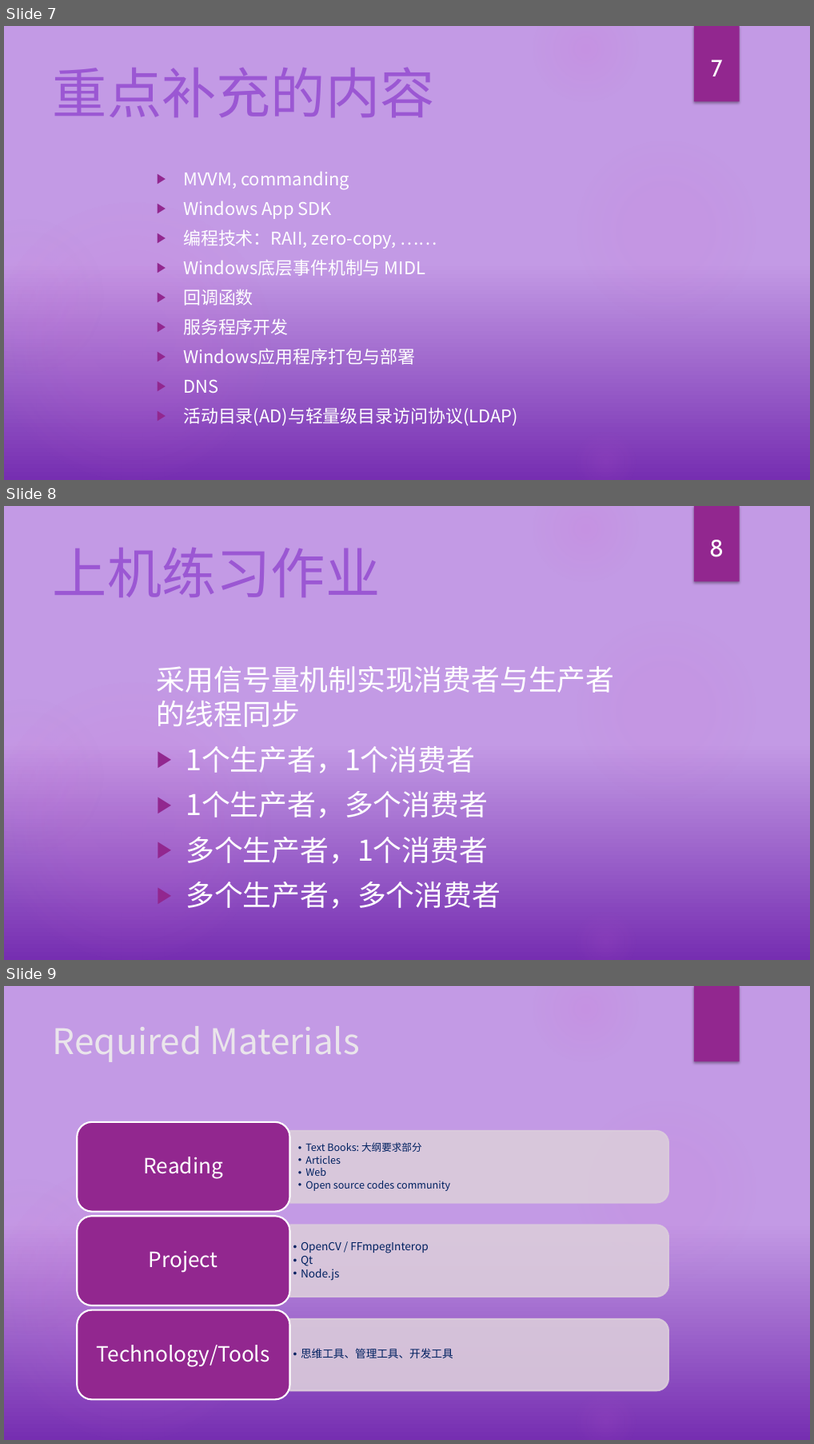
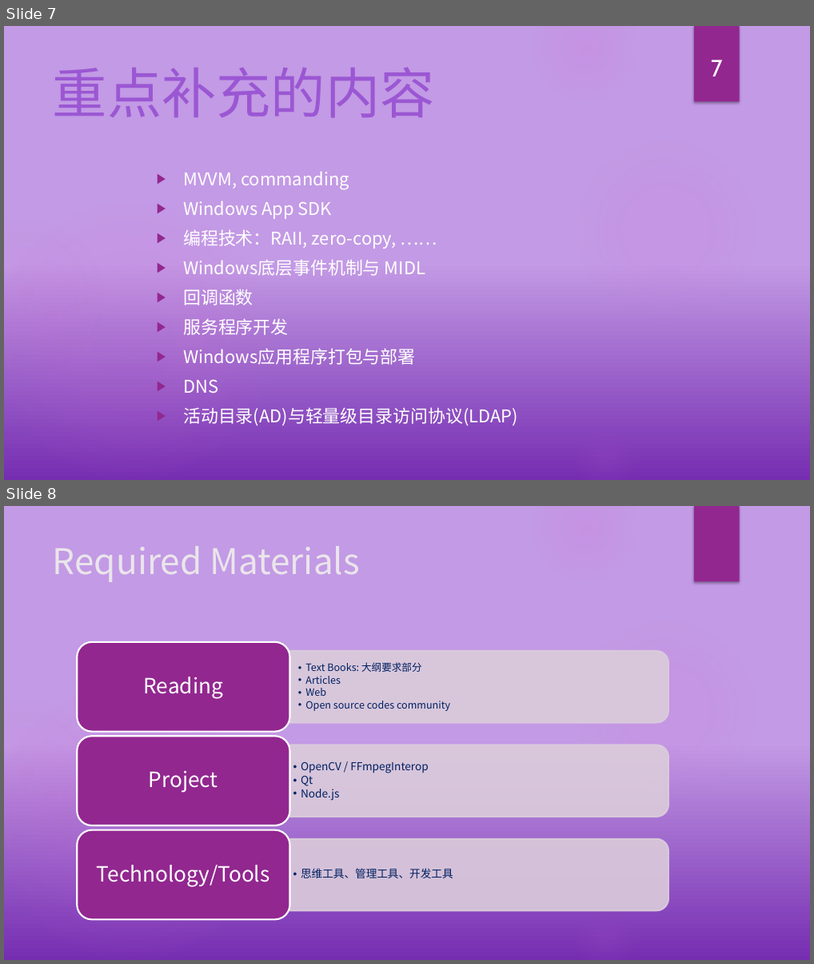
Before and after one commit to principleWindows/win-principle-2022, a slide deck: slides/instruction/introduction.pptx. Shown one above the other, each under a label of ours: slides 7, 8 and 9 before the commit, slides 7 and 8 after it. The pictures are 814x1444 and 814x964 pixels, drawn with LibreOffice and Linux fonts; fonts in the diff are those of the drawing. Boxes give left, top, right and bottom in pixels: in the first picture for what was removed or moved away, otherwise in the second. Text is boxed around its words. In the diff, an @@ line names an element or a change of style, - is before the commit and + after.

```diff
--- a/slides/instruction/introduction.pptx
+++ b/slides/instruction/introduction.pptx
@@ slide 8 removed at [4,506,810,960], background gradient #762EB1 to #C39AE5; not listed: 6 template elements that a slide beside it also shows @@
@@ title removed at [53,548,380,597] @@
-上机练习作业
@@ page number removed at [710,540,724,557] @@
-8
@@ text removed at [157,666,614,908] @@
-采用信号量机制实现消费者与生产者的线程同步
-▶ 1个生产者，1个消费者
-▶ 1个生产者，多个消费者
-▶ 多个生产者，1个消费者
-▶ 多个生产者，多个消费者
@@ what was slide 9 is now slide 8 @@
```
Also in this commit, not shown: 2 slides changed.
